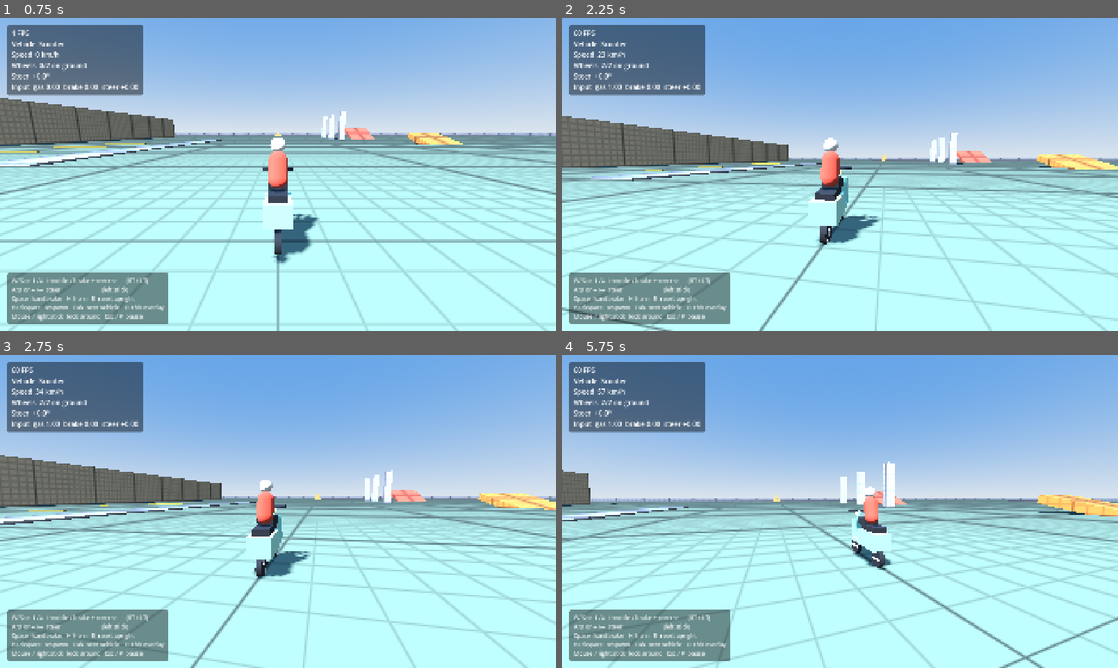
Above: before the commit, frames 1-4 (two rows, left to right).
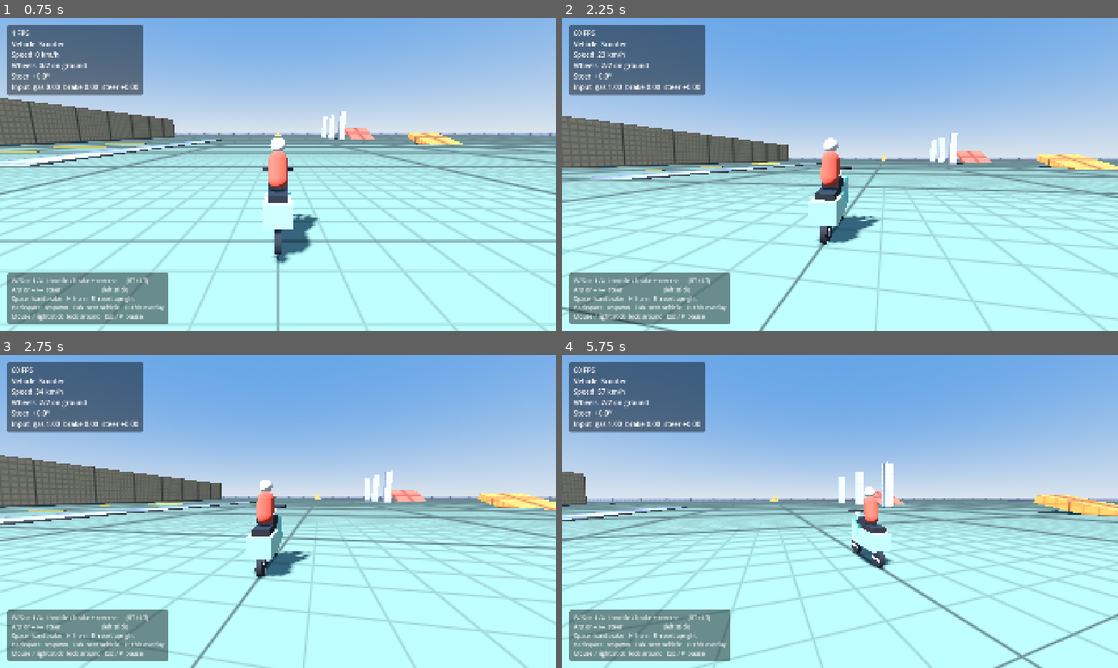
Above: after the commit, the same moments.

Repository: giusscos/euro-chaos
Game: Godot game, scene res://core/ui/main_menu.tscn
Same seed, same stepped clock (60 frames per second), same inputs: the game is played once before the commit and once after it.
Inputs (mouse positions are in pixels of both pictures, inside the frame that each line leads up to):
- Up to frame 1 (0.75 s): click "Scooter Delivery" at 0.5 s
- Up to frame 2 (2.25 s): move the mouse to (867, 174) at 1.27 s; hold W (accelerate) from 1.28 s (still down); tap H (horn) at 1.35 s; click (867, 174) at 1.42 s; move the mouse to (812, 174) at 2.02 s; tap E (interact) at 2.1 s
- Up to frame 3 (2.75 s): keep holding W (accelerate)
- Up to frame 4 (5.75 s): move the mouse to (851, 505) at 2.77 s; tap P at 2.85 s; release W (accelerate) at 3.5 s; click "Resume" at 3.5 s; move the mouse to (834, 517) at 4.27 s; hold W (accelerate) from 4.28 s (still down); tap H (horn) at 4.35 s; click (834, 517) at 4.42 s; move the mouse to (878, 514) at 5.02 s; tap E (interact) at 5.1 s

Frame 1 is identical in both runs. In frame 2, 0.2% of the frame differs, in the area x 0-70%, y 39-100%; in frame 3, less than 0.1%; in frame 4, 2.9%, in the area x 0-100%, y 34-100%.

Commit message:
Fix vehicles sinking into the ground and scooter weaving at speed
Sinking: wheel rays started at the suspension mount, which sits below
the chassis collider. A hard landing pushed the mount under the surface,
the ray started inside the floor, found nothing, and the vehicle rested
on its chassis with the wheels buried (unrecoverable).
- Rays now start ray_start_height above the mount, inside the chassis
- Predictive bump stop: a bottomed-out wheel becomes a solid contact
  that stops downward motion and eases the body back out
  (bump_stop_recovery)

Weaving: tire grip cancelled each wheel's slip using a share of total
mass, ignoring that the push also rotates the body. On the light, narrow
scooter that over-corrected every tick and grew into a weave above
~52 km/h (22 m sideways drift over 15 s with no steering).
- Grip, brake clamp and bump stop now use the effective mass at the
  contact point (mass + inertia tensor)

Tests: hard landing from 10 m, recovery from a sunk start, full-speed
ramp jump, and a yaw kick at top speed that must die out.

Co-Authored-By: Claude Opus 5.5 <noreply@anthropic.com>

Diff:
--- a/core/vehicle/arcade_vehicle.gd
+++ b/core/vehicle/arcade_vehicle.gd
@@ -119,9 +119,7 @@
 	if throttle == 0.0 and brake_input == 0.0:
 		brake_total += stats.coast_brake_force
 
-	var wheel_count: int = wheels.size()
-	var mass_share: float = stats.mass / maxf(wheel_count, 1)
-	var brake_per_wheel: float = brake_total / maxf(wheel_count, 1)
+	var brake_per_wheel: float = brake_total / maxf(wheels.size(), 1)
 	var handbrake_per_wheel: float = stats.handbrake_force / maxf(_rear_count, 1)
 
 	grounded_wheel_count = 0
@@ -135,7 +133,7 @@
 		if intent.handbrake and is_rear:
 			brake = maxf(brake, handbrake_per_wheel)
 			grip *= stats.handbrake_rear_grip
-		wheel.simulate(state, stats, mass_share, drive, brake, grip)
+		wheel.simulate(state, stats, drive, brake, grip)
 		if wheel.is_grounded:
 			grounded_wheel_count += 1
 			ground_normal += wheel.contact_normal
--- a/core/vehicle/stats/scooter_stats.tres
+++ b/core/vehicle/stats/scooter_stats.tres
@@ -40,6 +40,8 @@
 suspension_rest_length = 0.25
 spring_stiffness = 9800.0
 spring_damping = 1100.0
+ray_start_height = 0.4
+bump_stop_recovery = 10.0
 roll_assist_frequency = 2.5
 roll_assist_damping_ratio = 0.9
 air_pitch_level_frequency = 0.6
--- a/core/vehicle/stats/test_van_stats.tres
+++ b/core/vehicle/stats/test_van_stats.tres
@@ -40,6 +40,8 @@
 suspension_rest_length = 0.3
 spring_stiffness = 40000.0
 spring_damping = 3800.0
+ray_start_height = 0.5
+bump_stop_recovery = 10.0
 roll_assist_frequency = 0.6
 roll_assist_damping_ratio = 0.8
 air_pitch_level_frequency = 0.4
--- a/core/vehicle/vehicle_stats.gd
+++ b/core/vehicle/vehicle_stats.gd
@@ -68,6 +68,14 @@
 @export_range(0.01, 2.0, 0.01, "suffix:m") var suspension_rest_length: float = 0.25
 @export_range(0.0, 500000.0, 10.0, "suffix:N/m") var spring_stiffness: float = 9800.0
 @export_range(0.0, 50000.0, 10.0, "suffix:N·s/m") var spring_damping: float = 1100.0
+## Wheel rays start this far above the mount, so a wheel still finds the
+## ground when a hard landing pushes the mount below the surface. Keep the
+## start point inside the chassis.
+@export_range(0.0, 2.0, 0.01, "suffix:m") var ray_start_height: float = 0.4
+## When the suspension runs out of travel the wheel acts as a solid contact:
+## downward motion stops and the body is pushed back out at
+## (overtravel × this) m/s. Higher = snappier recovery, lower = softer.
+@export_range(0.0, 100.0, 0.5, "suffix:1/s") var bump_stop_recovery: float = 10.0
 
 @export_group("Stability")
 ## Keeps the body's roll aligned with the ground. Essential for two-wheelers
--- a/core/vehicle/vehicle_wheel.gd
+++ b/core/vehicle/vehicle_wheel.gd
@@ -42,15 +42,15 @@
 
 ## Runs inside the vehicle's _integrate_forces. Applies suspension and tire
 ## forces for this wheel. drive_force and brake_force are this wheel's share (N).
-func simulate(state: PhysicsDirectBodyState3D, stats: VehicleStats, mass_share: float,
+func simulate(state: PhysicsDirectBodyState3D, stats: VehicleStats,
 		drive_force: float, brake_force: float, grip_multiplier: float) -> void:
 	var body_xform: Transform3D = state.transform
 	var up: Vector3 = body_xform.basis.y
 	var mount: Vector3 = body_xform * position
-	var ray_length: float = stats.suspension_rest_length + stats.wheel_radius
+	var ray_origin: Vector3 = mount + up * stats.ray_start_height
 
-	_query.from = mount
-	_query.to = mount - up * ray_length
+	_query.from = ray_origin
+	_query.to = mount - up * (stats.suspension_rest_length + stats.wheel_radius)
 	var hit: Dictionary = state.get_space_state().intersect_ray(_query)
 	if hit.is_empty():
 		is_grounded = false
@@ -61,19 +61,39 @@
 	is_grounded = true
 	contact_point = hit["position"]
 	contact_normal = hit["normal"]
-	suspension_length = clampf(mount.distance_to(contact_point) - stats.wheel_radius,
-		0.0, stats.suspension_rest_length)
+	# Negative when the wheel would have to sit above its mount: the
+	# suspension has bottomed out and the ground is pushing into the wheel.
+	var raw_length: float = ray_origin.distance_to(contact_point) - stats.ray_start_height \
+		- stats.wheel_radius
+	var overtravel: float = maxf(-raw_length, 0.0)
+	suspension_length = clampf(raw_length, 0.0, stats.suspension_rest_length)
 
 	var com_world: Vector3 = body_xform.origin + state.center_of_mass
+	var point_offset: Vector3 = contact_point - body_xform.origin
 	var point_velocity: Vector3 = state.linear_velocity \
 		+ state.angular_velocity.cross(contact_point - com_world)
+	var step: float = state.step
 
 	# Suspension: spring + damper along the body's up axis.
 	var compression: float = stats.suspension_rest_length - suspension_length
 	var spring: float = stats.spring_stiffness * compression
 	var damper: float = stats.spring_damping * point_velocity.dot(up)
 	tire_load = maxf(spring - damper, 0.0)
-	state.apply_force(up * tire_load, contact_point - body_xform.origin)
+	state.apply_force(up * tire_load, point_offset)
+
+	# Bump stop: out of travel, the wheel behaves like a solid contact. It acts
+	# one tick ahead, so fast landings stop at full compression instead of
+	# sinking past it for a frame.
+	var up_speed: float = point_velocity.dot(up)
+	if raw_length + up_speed * step < 0.0:
+		var target_speed: float = overtravel * stats.bump_stop_recovery if overtravel > 0.0 \
+			else -raw_length / step
+		if up_speed < target_speed:
+			var impulse: float = (target_speed - up_speed) \
+				* _effective_mass(state, contact_point - com_world, up)
+			state.apply_impulse(up * impulse, point_offset)
+			point_velocity += up * (target_speed - up_speed)
+			tire_load += impulse / step
 
 	# Tire frame on the contact plane.
 	var forward: Vector3 = (-body_xform.basis.z).rotated(up, -steer_angle)
@@ -82,11 +102,18 @@
 	forward_speed = point_velocity.dot(forward)
 	lateral_speed = point_velocity.dot(right)
 	var max_force: float = tire_load * stats.tire_friction
-	var step: float = state.step
+
+	# Tire forces push higher than the contact point to reduce body roll.
+	var com_height: float = (com_world - contact_point).dot(up)
+	var push_point: Vector3 = contact_point + up * com_height * stats.tire_force_height
+	var push_arm: Vector3 = push_point - com_world
 
 	# Lateral grip: remove a share of the sideways slip, limited by friction.
+	# Effective mass (not a share of total mass) accounts for the body turning
+	# as well as sliding; without it light, narrow vehicles over-correct every
+	# tick and start weaving at speed.
 	var slip_ratio: float = absf(lateral_speed) / maxf(point_velocity.length(), stats.slip_reference_speed)
-	var lateral_force: float = -lateral_speed * mass_share / step \
+	var lateral_force: float = -lateral_speed * _effective_mass(state, push_arm, right) / step \
 		* stats.lateral_grip * stats.grip_at(slip_ratio) * grip_multiplier
 	lateral_force = clampf(lateral_force, -max_force, max_force)
 
@@ -94,15 +121,20 @@
 	# rolling resistance.
 	var longitudinal_force: float = drive_force - forward_speed * stats.rolling_resistance
 	if brake_force > 0.0:
-		var stop_force: float = absf(forward_speed) * mass_share / step
+		var stop_force: float = absf(forward_speed) * _effective_mass(state, push_arm, forward) / step
 		longitudinal_force -= signf(forward_speed) * minf(brake_force, stop_force)
 	longitudinal_force = clampf(longitudinal_force, -max_force, max_force)
 
-	# Push higher than the contact point to reduce body roll and tipping.
-	var com_height: float = (com_world - contact_point).dot(up)
-	var push_point: Vector3 = contact_point + up * com_height * stats.tire_force_height
 	state.apply_force(forward * longitudinal_force + right * lateral_force,
 		push_point - body_xform.origin)
+
+
+## Mass the body "feels" when pushed at `arm` (from the center of mass) along
+## `direction`: lower than the total mass because part of the push turns it.
+func _effective_mass(state: PhysicsDirectBodyState3D, arm: Vector3, direction: Vector3) -> float:
+	var angular: Vector3 = arm.cross(direction)
+	var inverse: float = state.inverse_mass + angular.dot(state.inverse_inertia_tensor * angular)
+	return 1.0 / inverse if inverse > 0.0 else 0.0
 
 
 ## Visual update, called from the vehicle's _process.
--- a/tools/tests/test_vehicle.gd
+++ b/tools/tests/test_vehicle.gd
@@ -9,6 +9,16 @@
 const SETTLE_FRAMES: int = 90
 const UPRIGHT_AT_REST: float = 0.98
 const UPRIGHT_WHILE_DRIVING: float = 0.9
+const HARD_LANDING_HEIGHT: float = 10.0
+const SUNK_HEIGHT: float = -0.4
+## Deepest the body origin may dip below the ground on a landing (about full
+## suspension compression). Deeper means wheels went into the ground.
+const MAX_LANDING_DIP: float = 0.25
+## Sudden yaw rate (rad/s) given to a vehicle at full speed.
+const YAW_KICK: float = 0.5
+const RAMP_SIZE := Vector3(8.0, 1.0, 10.0)
+const RAMP_ANGLE: float = 20.0
+const RAMP_RUN_UP: float = 60.0
 
 
 func test_scene_wiring() -> void:
@@ -136,6 +146,107 @@
 		await cleanup()
 
 
+func test_stays_straight_at_speed_after_a_kick() -> void:
+	for path: String in VEHICLE_SCENES:
+		var vehicle: ArcadeVehicle = await _spawn(path)
+		await wait_physics_frames(SETTLE_FRAMES)
+		vehicle.intent.throttle = 1.0
+		await wait_physics_frames(60 * 12)
+		var label: String = path.get_file()
+		var heading_before: float = _heading_degrees(vehicle)
+		var drift_before: float = vehicle.global_position.x
+		# Disturb it (like a bump or a clipped crate), then let go.
+		vehicle.angular_velocity += Vector3.UP * YAW_KICK
+		await wait_physics_frames(60)
+		var yaw_rate_after: float = absf(vehicle.angular_velocity.y)
+		var heading_change: float = absf(_heading_degrees(vehicle) - heading_before)
+		note("%s at %.0f km/h: drift before kick %.2f m, yaw rate 1 s after kick %.3f rad/s, heading moved %.1f°" % [
+			label, vehicle.get_speed_kmh(), drift_before, yaw_rate_after, heading_change])
+		expect(absf(drift_before) < 0.5, "%s: drifts sideways at speed (%.1f m)" % [label, drift_before])
+		expect(yaw_rate_after < 0.05, "%s: kick did not die out (yaw rate %.2f)" % [label, yaw_rate_after])
+		expect(heading_change < 20.0, "%s: kick turned it %.0f°" % [label, heading_change])
+		expect(_upright(vehicle) > UPRIGHT_WHILE_DRIVING, "%s: tipped after kick" % label)
+		await cleanup()
+
+
+func test_survives_hard_landing() -> void:
+	for path: String in VEHICLE_SCENES:
+		var vehicle: ArcadeVehicle = await _spawn(path)
+		vehicle.teleport(Transform3D(Basis.IDENTITY, Vector3(0.0, HARD_LANDING_HEIGHT, 0.0)))
+		var lowest: float = await _track_lowest(vehicle, 240)
+		_expect_on_wheels(vehicle, path.get_file() + " after %.0f m drop" % HARD_LANDING_HEIGHT, lowest)
+		await cleanup()
+
+
+func test_recovers_when_pushed_into_ground() -> void:
+	for path: String in VEHICLE_SCENES:
+		var vehicle: ArcadeVehicle = await _spawn(path)
+		# Wheel mounts below the surface: the state seen after bad landings.
+		vehicle.teleport(Transform3D(Basis.IDENTITY, Vector3(0.0, SUNK_HEIGHT, 0.0)))
+		await wait_physics_frames(120)
+		_expect_on_wheels(vehicle, path.get_file() + " started sunk", vehicle.global_position.y)
+		await cleanup()
+
+
+func test_jumps_ramp_at_speed() -> void:
+	for path: String in VEHICLE_SCENES:
+		add_node(_make_ramp())
+		var vehicle: ArcadeVehicle = await _spawn(path)
+		vehicle.teleport(Transform3D(Basis.IDENTITY, Vector3(0.0, SPAWN_HEIGHT, RAMP_RUN_UP)))
+		await wait_physics_frames(SETTLE_FRAMES)
+		vehicle.intent.throttle = 1.0
+		var airborne_frames: int = 0
+		var max_height: float = 0.0
+		for i: int in 60 * 8:
+			await tree.physics_frame
+			max_height = maxf(max_height, vehicle.global_position.y)
+			if not vehicle.is_grounded():
+				airborne_frames += 1
+		vehicle.intent.throttle = 0.0
+		var lowest: float = await _track_lowest(vehicle, 120)
+		var label: String = path.get_file() + " ramp jump"
+		note("%s: airborne %.2f s, peak %.1f m, lowest after %.2f m" % [
+			label, airborne_frames / 60.0, max_height, lowest])
+		expect(airborne_frames > 20, "%s: never left the ground" % label)
+		_expect_on_wheels(vehicle, label, lowest)
+		await cleanup()
+
+
+## Watches the vehicle for `frames` ticks and returns the lowest origin height
+## seen once it has come back down near the ground.
+func _track_lowest(vehicle: ArcadeVehicle, frames: int) -> float:
+	var lowest: float = INF
+	for i: int in frames:
+		await tree.physics_frame
+		lowest = minf(lowest, vehicle.global_position.y)
+	return lowest
+
+
+func _expect_on_wheels(vehicle: ArcadeVehicle, label: String, lowest: float) -> void:
+	note("%s: wheels %d/%d, height %.3f (lowest %.3f), upright %.3f" % [label,
+		vehicle.grounded_wheel_count, vehicle.wheels.size(), vehicle.global_position.y,
+		lowest, _upright(vehicle)])
+	expect(vehicle.grounded_wheel_count == vehicle.wheels.size(), "%s: wheels not on the ground" % label)
+	expect(vehicle.global_position.y > -0.05, "%s: body sunk into the ground (y %.2f)" % [
+		label, vehicle.global_position.y])
+	expect(_upright(vehicle) > UPRIGHT_WHILE_DRIVING, "%s: not upright" % label)
+	expect(lowest > -MAX_LANDING_DIP, "%s: dipped %.2f m into the ground on landing" % [label, -lowest])
+
+
+## A 20° ramp rising toward -Z, its low edge on the ground at z = 0.
+func _make_ramp() -> StaticBody3D:
+	var ramp := StaticBody3D.new()
+	var shape := CollisionShape3D.new()
+	var box := BoxShape3D.new()
+	box.size = RAMP_SIZE
+	shape.shape = box
+	ramp.add_child(shape)
+	var tilt := Basis(Vector3.RIGHT, deg_to_rad(RAMP_ANGLE))
+	var low_top_edge := Vector3(0.0, RAMP_SIZE.y * 0.5, RAMP_SIZE.z * 0.5)
+	ramp.transform = Transform3D(tilt, -(tilt * low_top_edge))
+	return ramp
+
+
 func _spawn(path: String) -> ArcadeVehicle:
 	add_node(_make_ground())
 	var vehicle := (load(path) as PackedScene).instantiate() as ArcadeVehicle
@@ -156,5 +267,10 @@
 	return ground
 
 
+func _heading_degrees(vehicle: ArcadeVehicle) -> float:
+	var forward: Vector3 = -vehicle.global_basis.z
+	return rad_to_deg(atan2(-forward.x, -forward.z))
+
+
 func _upright(vehicle: ArcadeVehicle) -> float:
 	return vehicle.global_basis.y.dot(Vector3.UP)
Not shown, changed: docs/ARCHITECTURE.md
